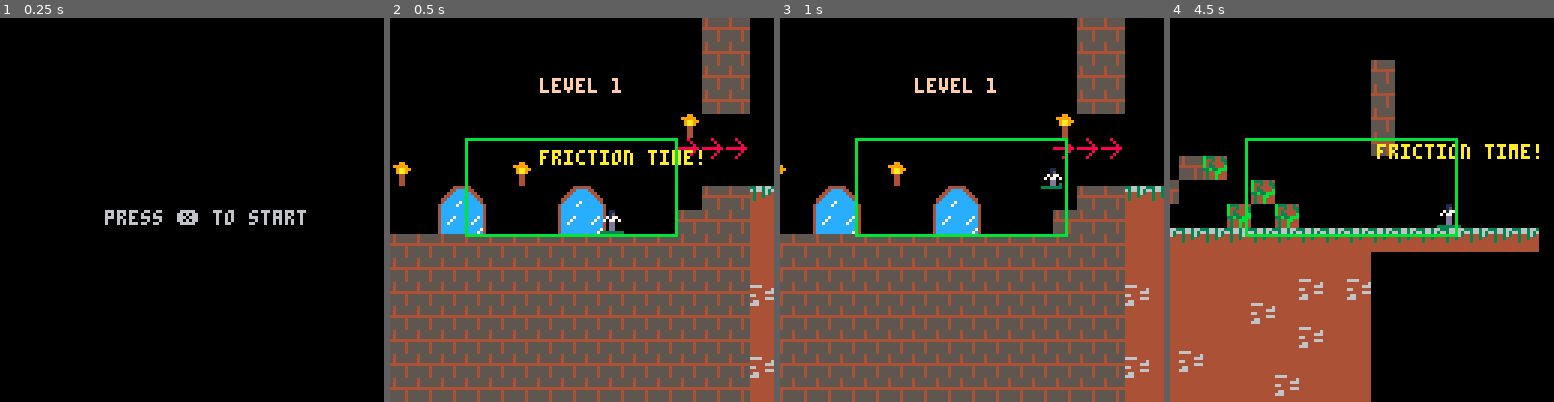
Above: before the commit, frames 1-4 (left to right).
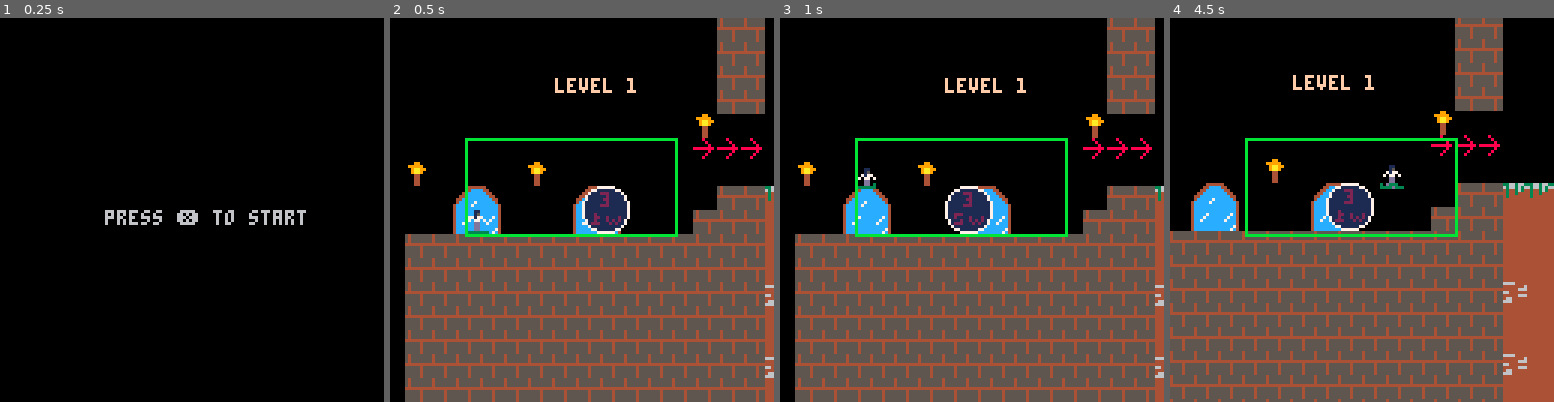
Above: after the commit, the same moments.

Repository: FrederikHR/GDB
Game: PICO-8 cartridge lift.p8
Two runs of this game, one before a commit and one after it. Both use one fixed random seed, a clock stepped at 60 frames per second and the inputs below.
Inputs:
- Up to frame 1 (0.25 s): no input
- Up to frame 2 (0.5 s): tap X (X key) at 0.33 s
- Up to frame 3 (1 s): tap O (Z key) at 0.7 s
- Up to frame 4 (4.5 s): tap X (X key) at 1.07, 1.85, 2.97, 4.08 s; hold Right 1.6-2.1 s; tap O (Z key) every 0.4 s from 1.7 to 4.1 s; hold Up 2.15-2.42 s; hold Right 2.47-3.03 s; hold Left 3.08-3.58 s; hold Down 3.63-3.97 s; hold Right from 4.02 s (still down)

Frame 1 is identical in both runs. In frame 2, 21% of the frame differs, in the area x 0-100%, y 0-100%; in frame 3, 25%; in frame 4, 53%.

Commit message:
added some enemy logic and template sprites

Diff:
--- a/lift.p8
+++ b/lift.p8
@@ -5,7 +5,7 @@
 --by me
 
 --main menu
-px,py=64,54
+px,py=20,54
 function _init() menu_init() end
 
 function menu_init()
@@ -46,6 +46,14 @@
 	jump={fr=5,2}
 }
 
+eanims={
+	idle={fr=15,128,130},
+	walk={fr=10,138,140},
+	atk={fr=5,132,134}
+}
+
+enemies = {}
+
 gravity=0.3
 friction=0.85
 
@@ -66,11 +74,18 @@
 	box.y = 40
 	box.w = 70
 	box.h = 32
+
+
+	--test enemy
+	add(enemies,make_enemy(px+40,py))
 end
 
 function game_update()
 	--if (btnp(🅾️)) gameover_init() --game over
 	update_player()
+	for e in all(enemies) do
+		update_enemy(e)
+	end
 	--if (v.active) update_vine()
 end
 
@@ -84,6 +99,10 @@
 	map(0, 0)
 	draw_player()
 	if (not p.vine) draw_vine()
+
+	for e in all(enemies) do
+		draw_enemy(e)
+	end
 
 	rect(box.x, box.y,
 						box.x+box.w, box.y+box.h, 11)
@@ -169,20 +188,20 @@
 
 		if abs(p.timer - time()) < 0.5 then
 			if p.flp then
-				p.x -= 2
+				p.dx -= 1
 			else
-				p.x += 2
+				p.dx += 1
 			end
 		else
 			p.friction_time = false
 		end
 	end
 
-	if btn(❎) and not p.friction_time and not btn(3) then
-		p.friction_time = true
-		p.timer = time()
-		play_sound(sounds.friction_time)
-	end
+	--if btn(❎) and not p.friction_time and not btn(3) then
+	--	p.friction_time = true
+	--	p.timer = time()
+	--	play_sound(sounds.friction_time)
+	--end
 
 
 	--handle vine
@@ -275,12 +294,74 @@
 
 --enemy functions
 function make_enemy(x,y)
+	e = {}
+	e.x=x
+	e.y=y
+	e.dx=0
+	e.dy=0
+	e.max_dx=2
+	e.max_dy=3
+	e.acc=0.1
+	e.spr=128
+	e.play="idle"
+	e.sw=2
+	e.sh=2
+	e.flp=false
+	e.anims=eanims
+
+	p.timer = time()
+
+	--p.jump = false
+	--p.jump_velocity = 4
+
+	return e
 end
 
 function update_enemy(e)
+	dir = pdir(e.x)
+
+	e.dy += gravity
+	e.dx *= friction
+	if dir > 0 then
+		e.flp = true
+	end
+	if pdist(e.x,e.y) < 16 then
+		e.play = "atk"
+	elseif pdist(e.x,e.y) < 50 then
+		e.play = "walk"
+		if dir > 0 then
+			e.dx -= e.acc
+		else
+			e.dx += e.acc
+		end
+	else
+		e.play="idle"
+	end
+	e.x += e.dx
+	e.y += e.dy
+
+	--map collision
+	if e.dy>0 and collide_map(e,"down",0) then
+		e.dy=0
+		e.y-=((e.y+e.sh*8+1)%8)-1
+	elseif e.dy<0 and collide_map(e,"up",1) then
+		p.dy=0
+	end
+
+	--check collision left and right
+	if e.dx<0 and collide_map(e,"left",1) then
+		e.dx=0
+	elseif e.dx>0 and collide_map(e,"right",1) then
+		e.dx=0
+	end
+
+
+	animate(e)
+
 end
 
 function draw_enemy(e)
+	spr(abs(e.spr),e.x,e.y,e.sw,e.sh,e.flp!=(e.spr<0))
 end
 
 --animation
@@ -406,6 +487,14 @@
 
 	return false
 end
+
+function pdist(x,y)
+	return sqrt(abs(x-p.x)^2 + abs(y-p.y)^2)
+end
+
+function pdir(x)
+	return x-p.x
+end
 -->8
 -- sounds and music
 
Not shown, changed: 32 lines of the sprite sheet (__gfx__) section of lift.p8
